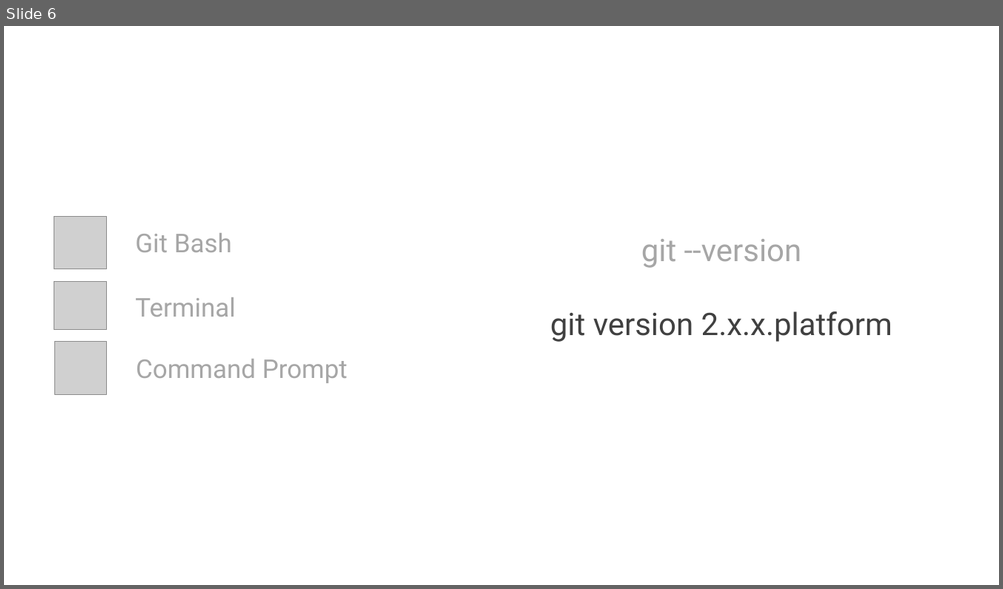
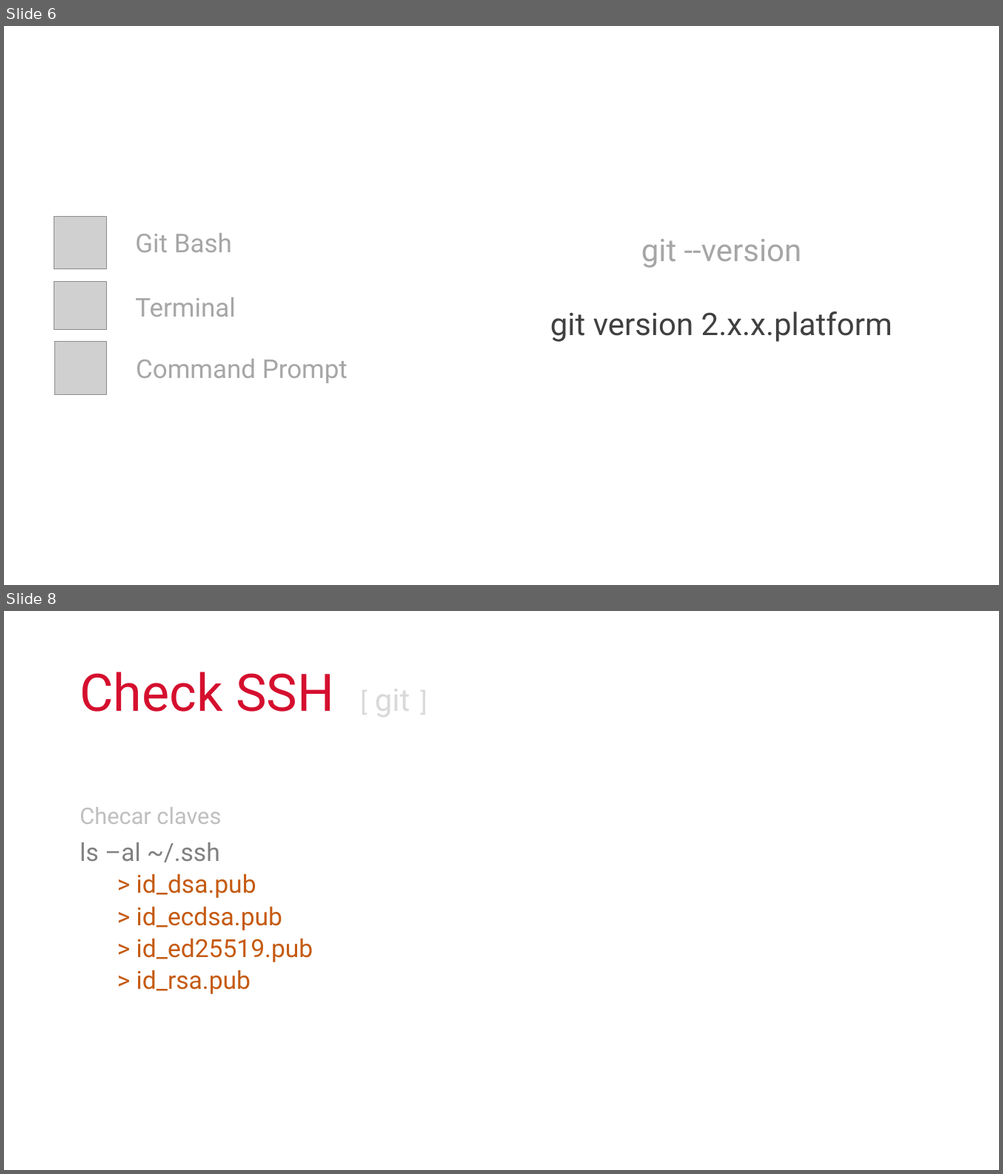
Before and after one commit to cimadev/PlaticasTalleres, a slide deck: 2017/dec_7_Git_GitHub_WorkShop/DGO.pptx. Shown one above the other, each under a label of ours: slide 6 before the commit, slides 6 and 8 after it; the slides between them are not shown. The pictures are 1003x589 and 1003x1174 pixels, drawn with LibreOffice and Linux fonts; fonts in the diff are those of the drawing; grey boxes stand for pictures. Boxes give left, top, right and bottom in pixels: in the first picture for what was removed or moved away, otherwise in the second. Text is boxed around its words. In the diff, an @@ line names an element or a change of style, - is before the commit and + after.

```diff
--- a/2017/dec_7_Git_GitHub_WorkShop/DGO.pptx
+++ b/2017/dec_7_Git_GitHub_WorkShop/DGO.pptx
@@ slide 8 added at (x1=4, y1=611, x2=999, y2=1170), background #FFFFFF @@
@@ title added at (x1=79, y1=672, x2=410, y2=720), 50 pt, text #D50F2E @@
+Check SSH [ git ]
@@ text added at (x1=79, y1=807, x2=313, y2=994), 24 pt, text #C55A11 @@
+Checar claves
+ls –al ~/.ssh
+  > id_dsa.pub
+  > id_ecdsa.pub
+  > id_ed25519.pub
+  > id_rsa.pub
```
Also in this commit, not shown: 6 slides changed, 4 other slides added, 7 other files.
